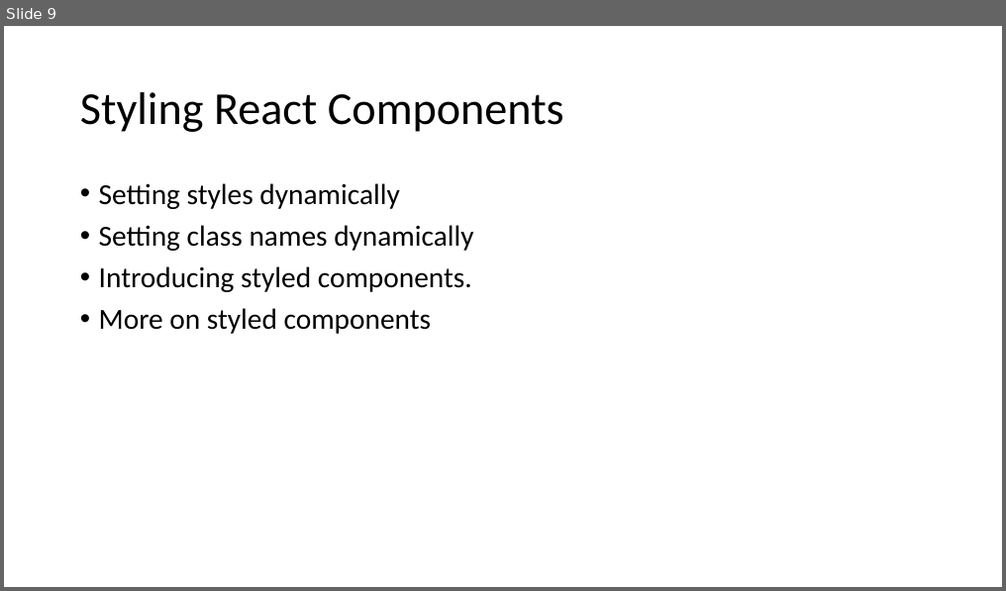
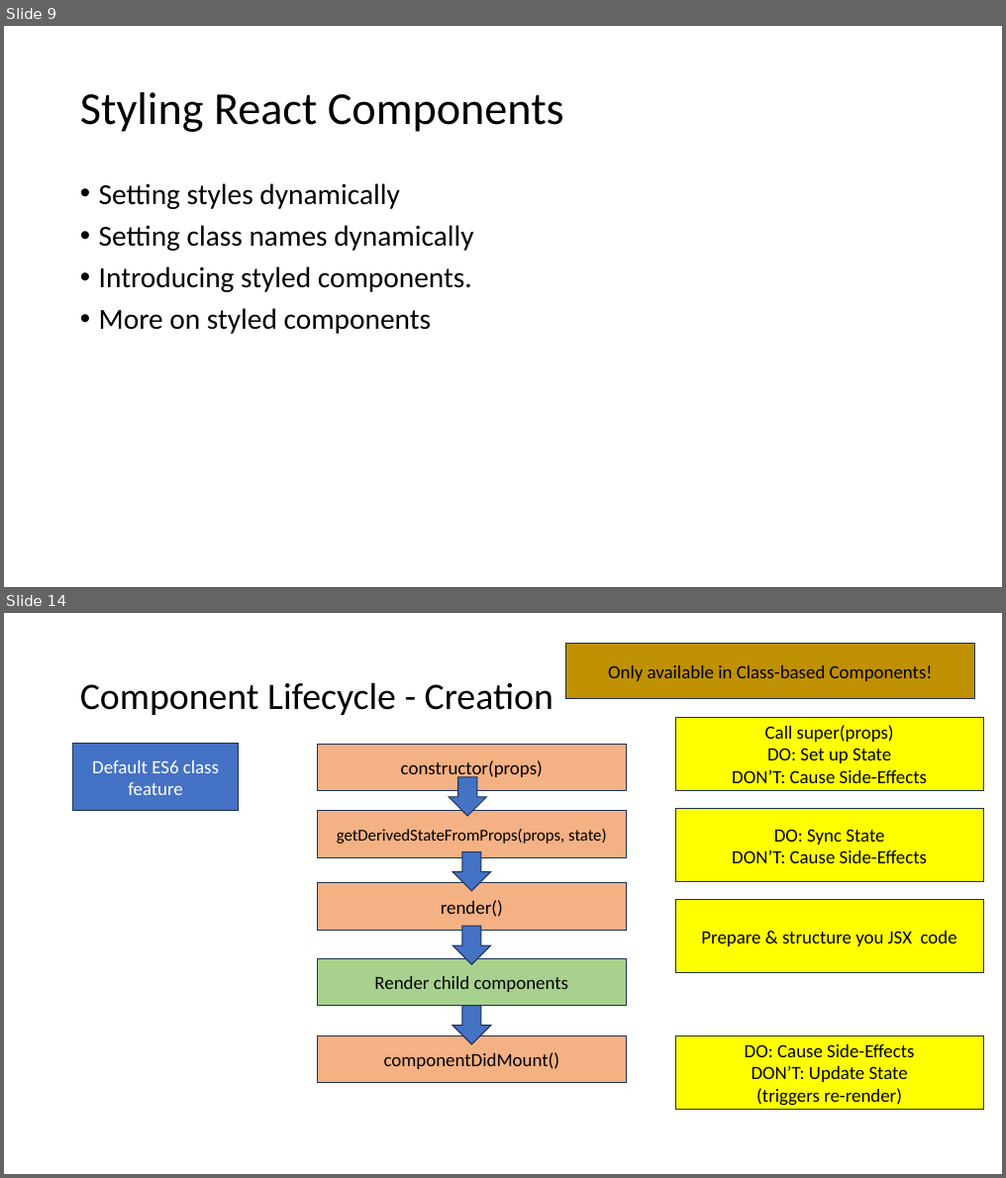
Before and after one commit to PiyushChaturvedii/Batch04, a slide deck: Reactjs.pptx. Shown one above the other, each under a label of ours: slide 9 before the commit, slides 9 and 14 after it; the slides between them are not shown. The pictures are 1006x591 and 1006x1178 pixels, drawn with LibreOffice and Linux fonts; fonts in the diff are those of the drawing. Boxes give left, top, right and bottom in pixels: in the first picture for what was removed or moved away, otherwise in the second. Text is boxed around its words. In the diff, an @@ line names an element or a change of style, - is before the commit and + after.

Commit message:
lifecycleprops

```diff
--- a/Reactjs.pptx
+++ b/Reactjs.pptx
@@ slide 14 added at <box>4,613,1002,1174</box>, background #FFFFFF @@
@@ rectangle added at <box>566,643,975,699</box>, fill #BF9000, outline #1E3256 1 pt, 18 pt, text #000000 @@
+Only available in Class-based Components!
@@ title added at <box>80,682,553,715</box>, 36 pt, text #000000 @@
+Component Lifecycle - Creation
@@ rectangle added at <box>675,718,984,791</box>, fill #FFFF00, outline #1E3256 1 pt, 18 pt, text #000000 @@
+Call super(props)
+DO: Set up State
+DON’T: Cause Side-Effects
@@ rectangle added at <box>73,744,239,811</box>, fill #4472C4, outline #1E3256 1 pt, 18 pt, text #FFFFFF @@
+Default ES6 class feature
@@ rectangle added at <box>318,744,626,791</box>, fill #F4B183, outline #1E3256 1 pt, 18 pt, text #000000 @@
+constructor(props)
@@ down arrow added at <box>449,777,487,816</box>, fill #4472C4, outline #1E3256 1 pt @@
@@ rectangle added at <box>318,811,626,858</box>, fill #F4B183, outline #1E3256 1 pt, 16 pt, text #000000 @@
+getDerivedStateFromProps(props, state)
@@ rectangle added at <box>675,809,984,882</box>, fill #FFFF00, outline #1E3256 1 pt, 18 pt, text #000000 @@
+DO: Sync State
+DON’T: Cause Side-Effects
@@ down arrow added at <box>453,853,491,891</box>, fill #4472C4, outline #1E3256 1 pt @@
@@ rectangle added at <box>318,883,626,931</box>, fill #F4B183, outline #1E3256 1 pt, 18 pt, text #000000 @@
+render()
@@ rectangle added at <box>675,900,984,973</box>, fill #FFFF00, outline #1E3256 1 pt, 18 pt, text #000000 @@
+Prepare & structure you JSX code
@@ down arrow added at <box>453,926,491,964</box>, fill #4472C4, outline #1E3256 1 pt @@
@@ rectangle added at <box>318,959,626,1006</box>, fill #A9D18E, outline #1E3256 1 pt, 18 pt, text #000000 @@
+Render child components
@@ down arrow added at <box>453,1006,491,1045</box>, fill #4472C4, outline #1E3256 1 pt @@
@@ rectangle added at <box>318,1036,626,1083</box>, fill #F4B183, outline #1E3256 1 pt, 18 pt, text #000000 @@
+componentDidMount()
@@ rectangle added at <box>675,1036,984,1109</box>, fill #FFFF00, outline #1E3256 1 pt, 18 pt, text #000000 @@
+DO: Cause Side-Effects
+DON’T: Update State
+(triggers re-render)
```
Also in this commit, not shown: 5 other slides added, 38 other files.
